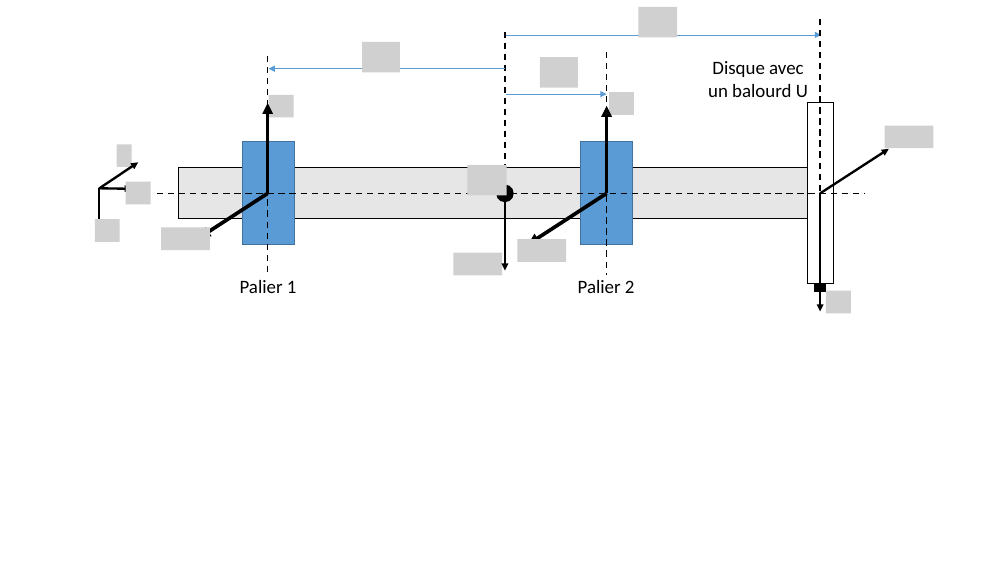
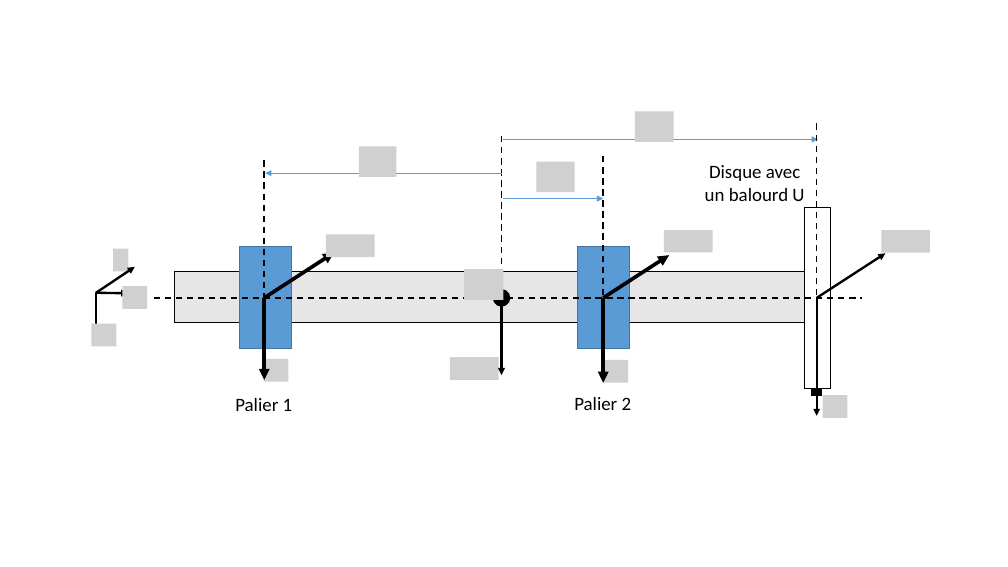
Before and after one commit to SilunZ/TheseME, a slide deck: slide 4 of CH3. modélisation du rotor/Figures/Figures.pptx. Drawn at 1008x567 pixels with LibreOffice and Linux fonts; fonts in the diff are those of the drawing; grey boxes stand for pictures. Boxes give left, top, right and bottom in pixels: in the first picture for what was removed or moved away, otherwise in the second. Text is boxed around its words. In the diff, an @@ line names an element or a change of style, - is before the commit and + after.

```diff
--- a/CH3. modélisation du rotor/Figures/Figures.pptx
+++ b/CH3. modélisation du rotor/Figures/Figures.pptx
@@ group removed at (161,92,634,262): 4 pictures @@
@@ group added at (264,230,712,383): 4 pictures @@
@@ 10 pictures, 9 arrows, 5 rectangles, 5 lines, 1 text, 1 ellipse: place and size @@
-10 pictures, 9 arrows, 5 rectangles, 5 lines, 1 text, 1 ellipse at (95,7,933,314)
+10 pictures, 9 arrows, 5 rectangles, 5 lines, 1 text, 1 ellipse at (91,111,930,418)
@@ arrow moved from (268, 194) - (200, 237) to (265, 298) - (334, 253) @@
@@ arrow moved from (606, 194) - (529, 244) to (603, 298) - (669, 256) @@
@@ arrow moved from (268, 194) - (268, 103) to (265, 298) - (265, 380) @@
@@ arrow moved from (606, 194) - (606, 106) to (603, 298) - (603, 383) @@
@@ text "Palier 1": place and size @@
-text "Palier 1" at (240,280,297,293)
+text "Palier 1" at (235,398,293,411)
@@ text "Palier 2": place and size @@
-text "Palier 2" at (578,280,635,293)
+text "Palier 2" at (574,397,632,410)
```
Also in this commit, not shown: 1 other slide changed, 4 other files.
